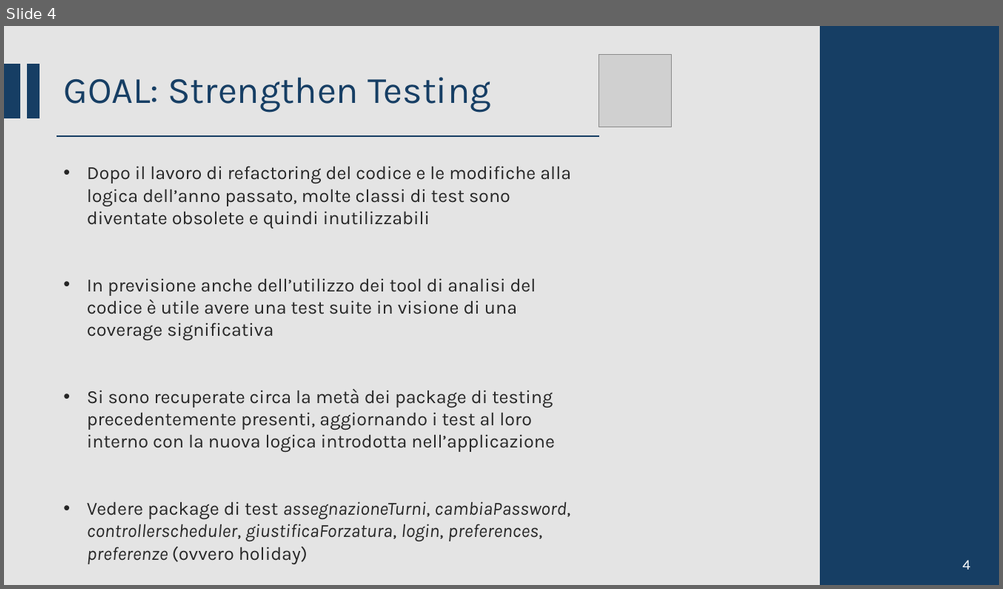
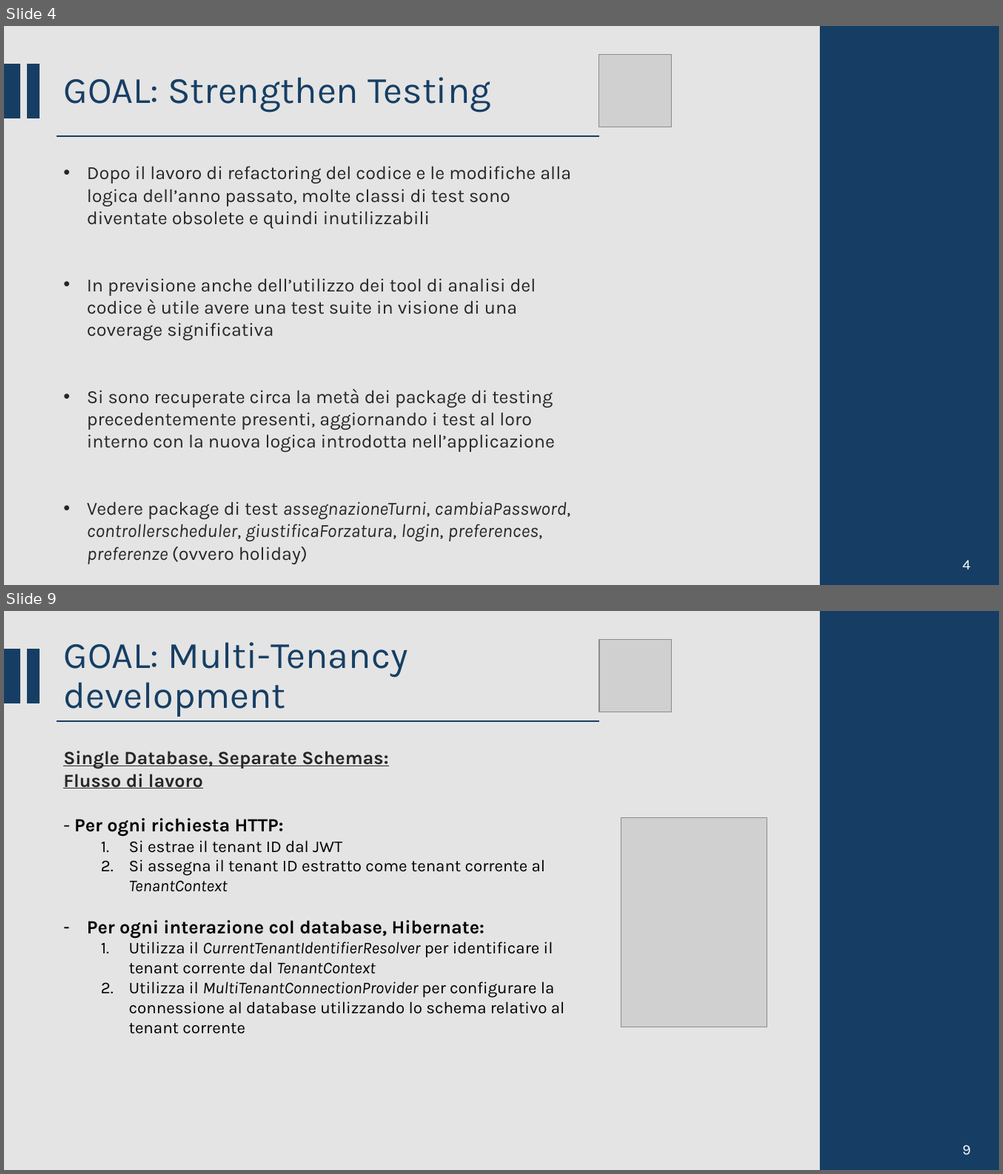
Before and after one commit to CSW-Teams/MS3-docs, a slide deck: ShiftsHappen/Sprint 2/CSW Sprint 2.pptm. Shown one above the other, each under a label of ours: slide 4 before the commit, slides 4 and 9 after it; the slides between them are not shown. The pictures are 1003x589 and 1003x1174 pixels, drawn with LibreOffice and Linux fonts; fonts in the diff are those of the drawing; grey boxes stand for pictures. Boxes give left, top, right and bottom in pixels: in the first picture for what was removed or moved away, otherwise in the second. Text is boxed around its words. In the diff, an @@ line names an element or a change of style, - is before the commit and + after.

```diff
--- a/ShiftsHappen/Sprint 2/CSW Sprint 2.pptm
+++ b/ShiftsHappen/Sprint 2/CSW Sprint 2.pptm
@@ slide 9 added at bbox=[4, 611, 999, 1170], background #D9D9D9 at 70% opacity @@
@@ rectangle added at bbox=[821, 611, 999, 1170], fill #163E64, outline #163E64 1.5 pt @@
@@ rectangle added at bbox=[4, 649, 20, 703], fill #163E64, outline #163E64 1.5 pt @@
@@ rectangle added at bbox=[28, 649, 39, 703], fill #163E64, outline #163E64 1.5 pt @@
@@ title added at bbox=[64, 642, 408, 717], 36 pt, text #163E64 @@
+GOAL: Multi-Tenancy development
@@ picture added at bbox=[600, 640, 671, 712] @@
@@ line added from (57, 721) to (600, 721), #163E64 1.5 pt @@
@@ text added at bbox=[63, 751, 565, 1034], 16 pt, text #000000 @@
+Single Database, Separate Schemas:
+Flusso di lavoro
+- Per ogni richiesta HTTP:
+  1. Si estrae il tenant ID dal JWT
+  2. Si assegna il tenant ID estratto come tenant corrente al TenantContext
+– Per ogni interazione col database, Hibernate:
+  1. Utilizza il CurrentTenantIdentifierResolver per identificare il tenant corrente dal TenantContext
+  2. Utilizza il MultiTenantConnectionProvider per configurare la connessione al database utilizzando lo schema relativo al tenant corrente
@@ picture added at bbox=[621, 817, 766, 1028] @@
@@ text added at bbox=[962, 1145, 970, 1155], 14 pt, text #FFFFFF @@
+9
```
Also in this commit, not shown: 9 slides changed, 4 other slides added, 1 slide removed, 1 other file.
